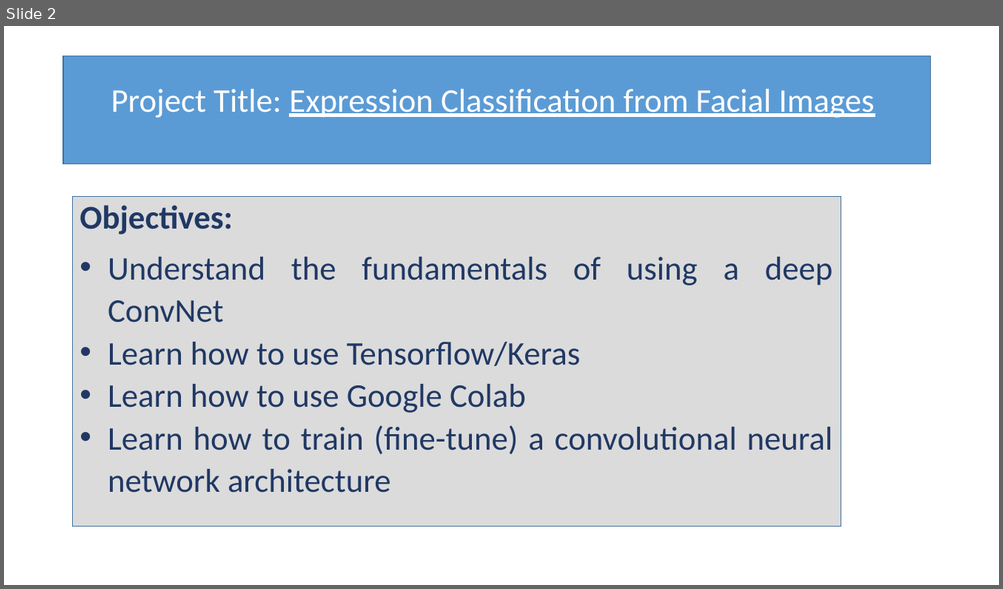
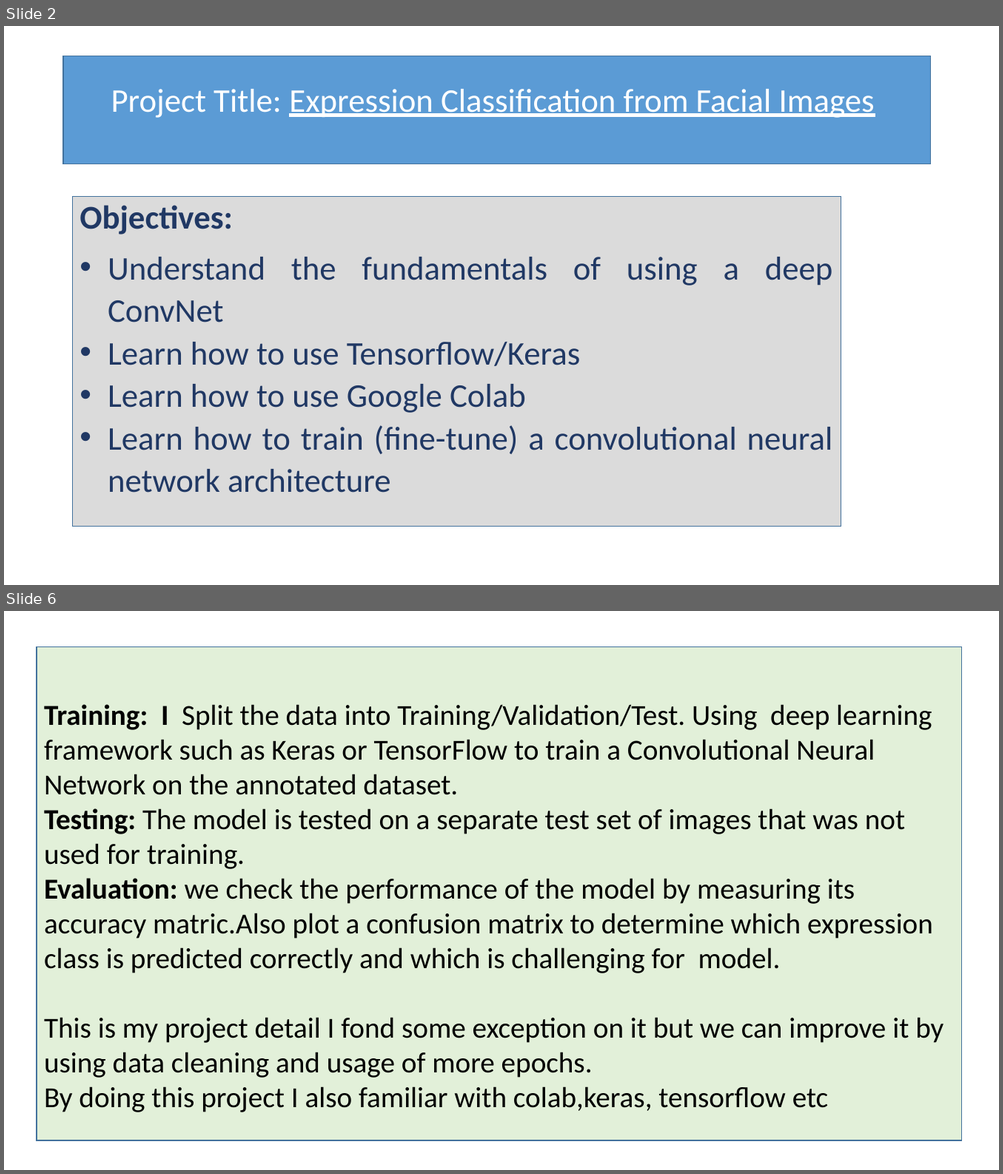
Before and after one commit to mureed-hussain-droty/CV_project, a slide deck: Computer Vision.pptx. Shown one above the other, each under a label of ours: slide 2 before the commit, slides 2 and 6 after it; the slides between them are not shown. The pictures are 1003x589 and 1003x1174 pixels, drawn with LibreOffice and Linux fonts; fonts in the diff are those of the drawing. Boxes give left, top, right and bottom in pixels: in the first picture for what was removed or moved away, otherwise in the second. Text is boxed around its words. In the diff, an @@ line names an element or a change of style, - is before the commit and + after.

```diff
--- a/Computer Vision.pptx
+++ b/Computer Vision.pptx
@@ slide 6 added at (4,611,999,1170), background #FFFFFF @@
@@ rectangle added at (37,647,962,1141), fill #E2F0D9, outline #43739E 1 pt, 28 pt, text #000000 @@
+Training: I Split the data into Training/Validation/Test. Using deep learning framework such as Keras or TensorFlow to train a Convolutional Neural Network on the annotated dataset.
+Testing: The model is tested on a separate test set of images that was not used for training.
+Evaluation: we check the performance of the model by measuring its accuracy matric.Also plot a confusion matrix to determine which expression class is predicted correctly and which is challenging for model.
+This is my project detail I fond some exception on it but we can improve it by using data cleaning and usage of more epochs.
+By doing this project I also familiar with colab,keras, tensorflow etc
```
Also in this commit, not shown: 1 slide changed, 4 other slides added, 1 slide removed.
